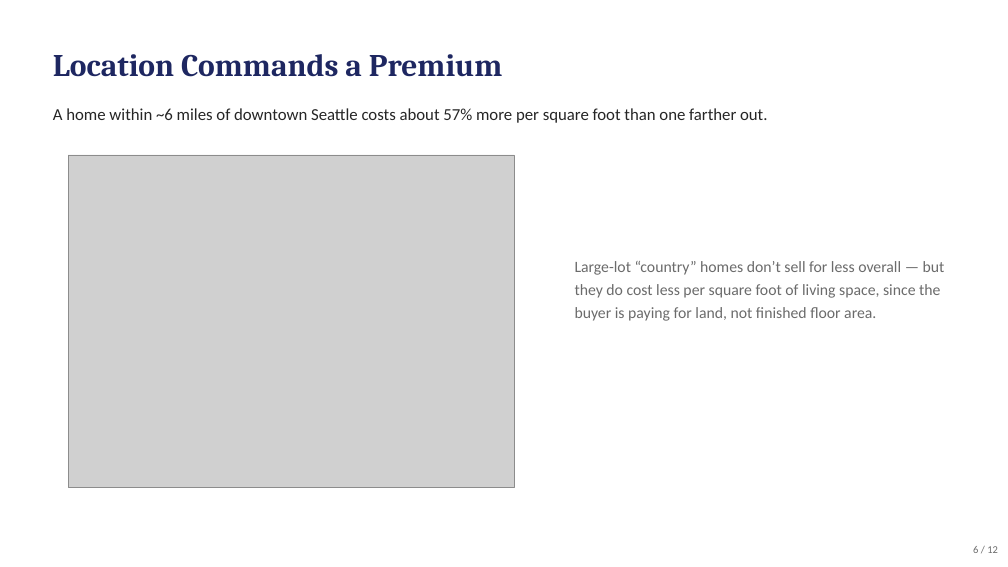
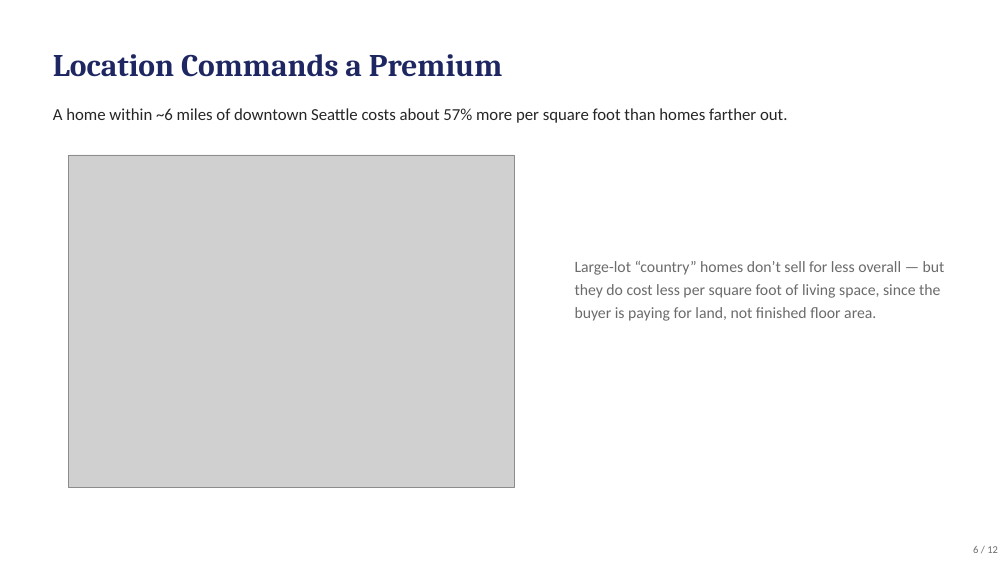
Before and after one commit to jolennd/ds-eda-project, a slide deck: slide 6 of presentation.pptx. Drawn at 1008x567 pixels with LibreOffice and Linux fonts; fonts in the diff are those of the drawing; grey boxes stand for pictures. Boxes give left, top, right and bottom in pixels: in the first picture for what was removed or moved away, otherwise in the second. Text is boxed around its words. In the diff, an @@ line names an element or a change of style, - is before the commit and + after.

```diff
--- a/presentation.pptx
+++ b/presentation.pptx
@@ text at [53, 108, 787, 123]: text changed @@
-A home within ~6 miles of downtown Seattle costs about 57% more per square foot than one farther out.
+A home within ~6 miles of downtown Seattle costs about 57% more per square foot than homes farther out.
```
Also in this commit, not shown: 4 other slides changed, 1 other file.
